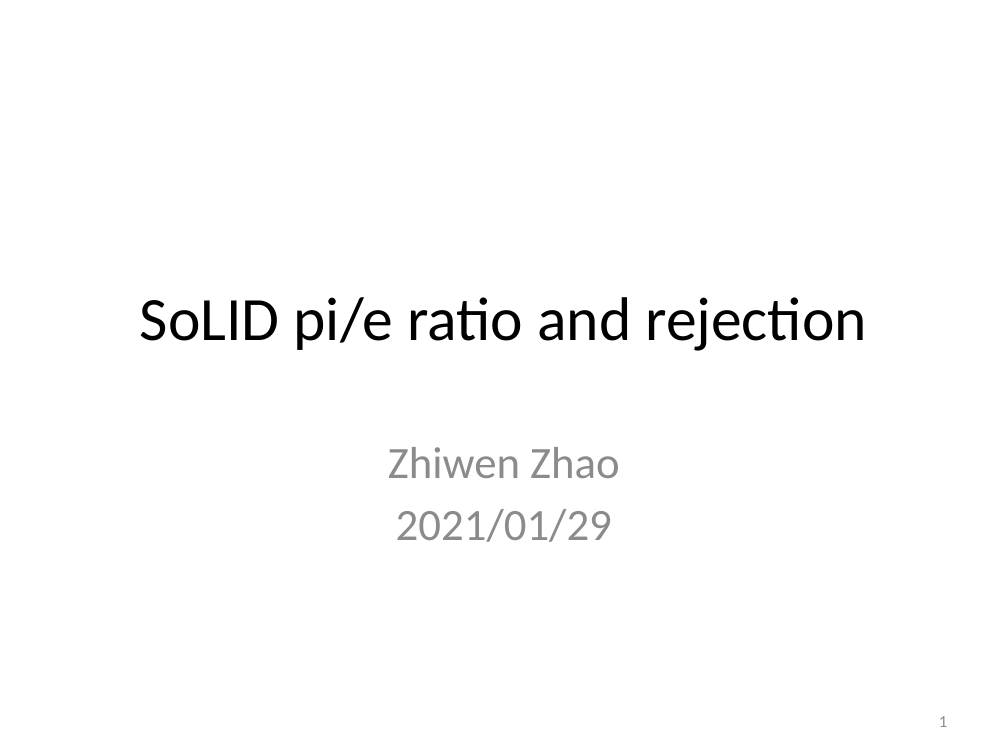
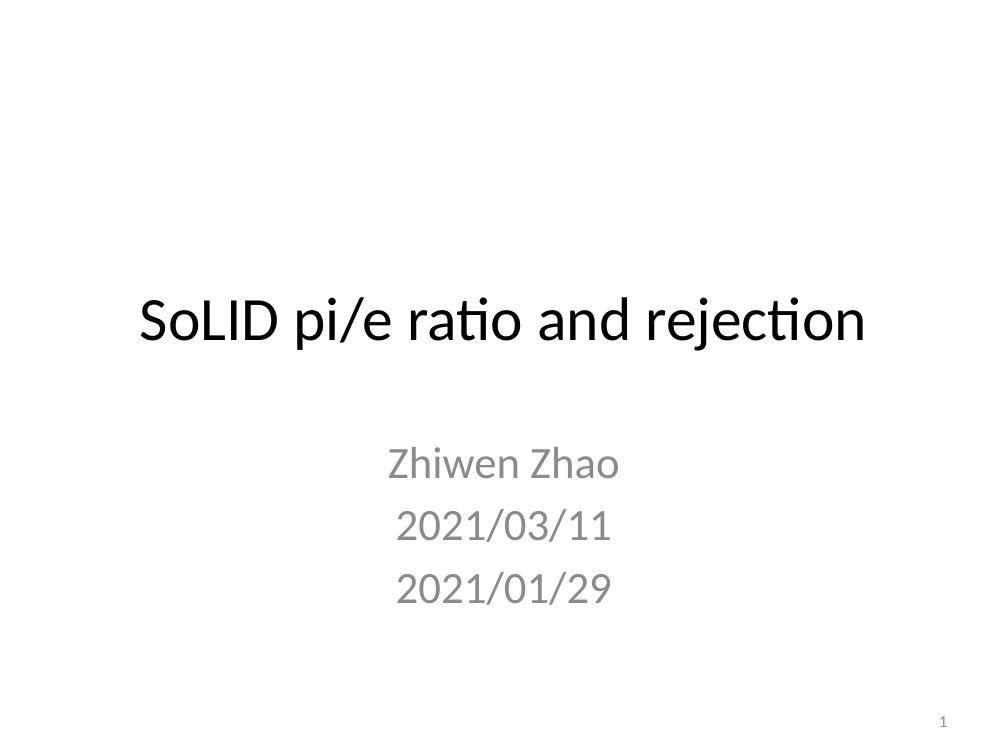
Before and after one commit to tianye8001/solid_gemc, a slide deck: slide 1 of analysis/pid/compare_e_pibggen_result_20200129/solid_pie_zwzhao_20210129.pptx. Drawn at 1008x756 pixels with LibreOffice and Linux fonts; fonts in the diff are those of the drawing. Boxes give left, top, right and bottom in pixels: in the first picture for what was removed or moved away, otherwise in the second. Text is boxed around its words. In the diff, an @@ line names an element or a change of style, - is before the commit and + after.

```diff
--- a/analysis/pid/compare_e_pibggen_result_20200129/solid_pie_zwzhao_20210129.pptx
+++ b/analysis/pid/compare_e_pibggen_result_20200129/solid_pie_zwzhao_20210129.pptx
@@ subtitle at bbox=[396, 509, 612, 542]: paragraph added @@
+2021/03/11
```
Also in this commit, not shown: 3 slides added, 7 other files.
